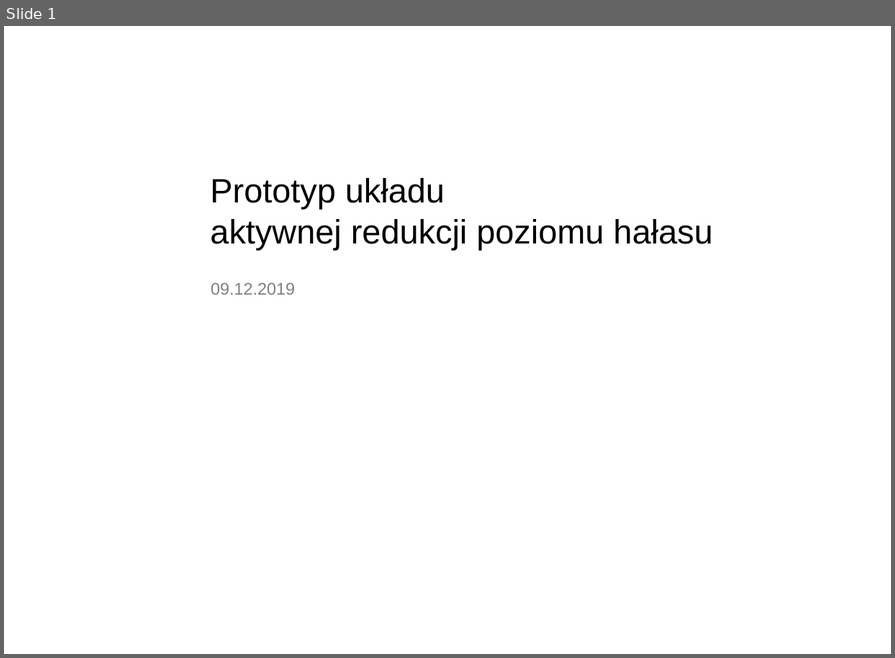
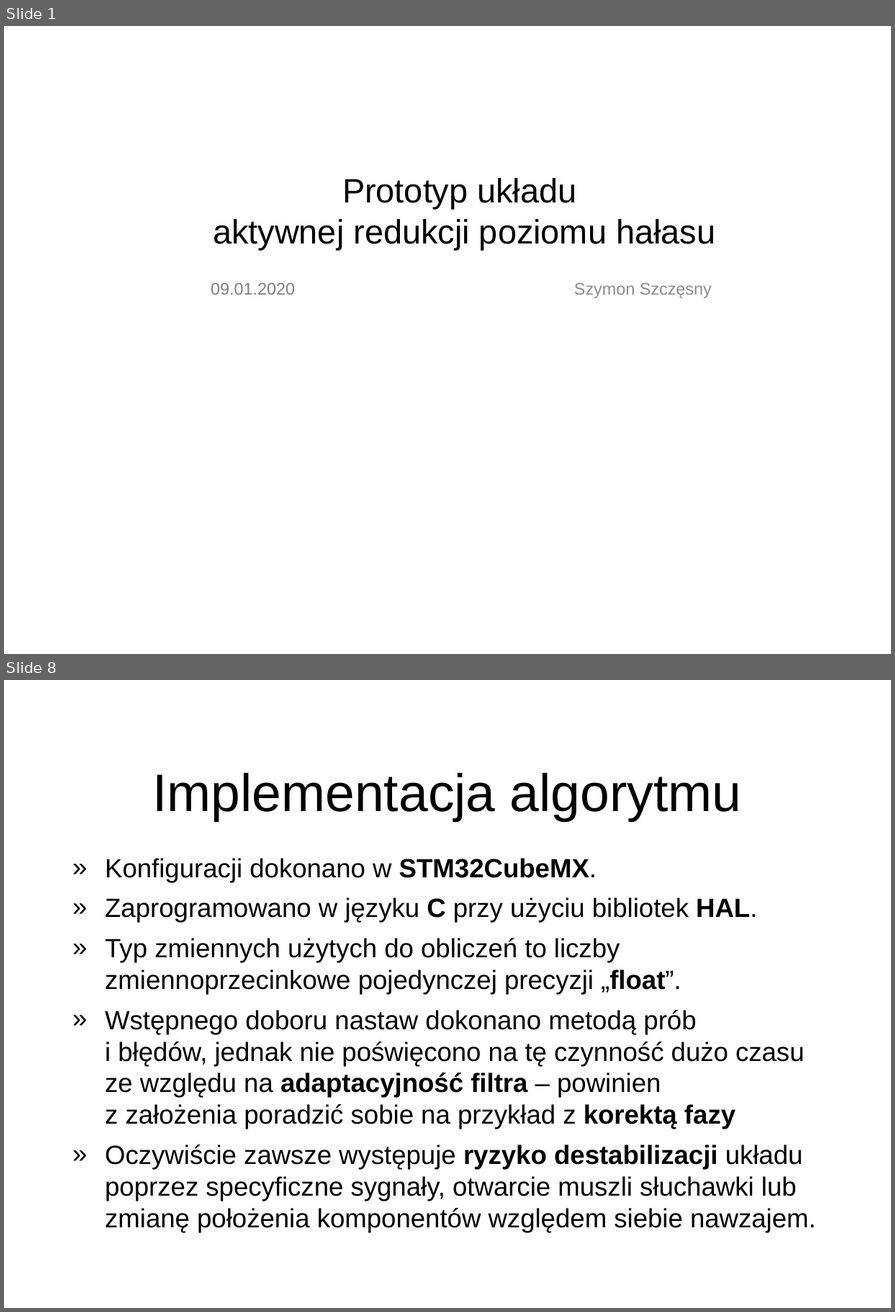
Before and after one commit to Stchena/ANC-Thesis, a slide deck: Assets/prezentacja_prototyp_ukladu_aktywnej_redukcji_poziomu_halasu.ppt. Shown one above the other, each under a label of ours: slide 1 before the commit, slides 1 and 8 after it; the slides between them are not shown. The pictures are 895x658 and 895x1312 pixels, drawn with LibreOffice and Linux fonts; fonts in the diff are those of the drawing; background and template pictures are left out. Boxes give left, top, right and bottom in pixels: in the first picture for what was removed or moved away, otherwise in the second. Text is boxed around its words. In the diff, an @@ line names an element or a change of style, - is before the commit and + after.

Commit message:
Fixing minor mistakes, formatting text and modifying the presentation.
Summary:
- Fixes
- New assets
- Changed formatting in a few spots
- Modified presentation
- Removed the copyright clausule from titlepage, it is an attachment now

```diff
--- a/Assets/prezentacja_prototyp_ukladu_aktywnej_redukcji_poziomu_halasu.ppt
+++ b/Assets/prezentacja_prototyp_ukladu_aktywnej_redukcji_poziomu_halasu.ppt
@@ slide 8 added at bbox=[4, 680, 891, 1308], background picture (left out) @@
@@ title added at bbox=[153, 773, 741, 821], 50 pt, text #000000 @@
+Implementacja algorytmu
@@ text added at bbox=[105, 858, 816, 1232], 25 pt, text #000000 @@
+» Konfiguracji dokonano w STM32CubeMX.
+» Zaprogramowano w języku C przy użyciu bibliotek HAL.
+» Typ zmiennych użytych do obliczeń to liczby zmiennoprzecinkowe pojedynczej precyzji „float”.
+» Wstępnego doboru nastaw dokonano metodą prób
+  i błędów, jednak nie poświęcono na tę czynność dużo czasu ze względu na adaptacyjność filtra – powinien
+  z założenia poradzić sobie na przykład z korektą fazy
+» Oczywiście zawsze występuje ryzyko destabilizacji układu poprzez specyficzne sygnały, otwarcie muszli słuchawki lub zmianę położenia komponentów względem siebie nawzajem.
@@ slide 1 changed as well @@
@@ text "Prototyp układu aktywnej redukcji poziomu ..." at bbox=[213, 178, 715, 250]: alignment left to centre @@
@@ text at bbox=[211, 282, 295, 295]: text changed @@
-09.12.2019
+09.01.2020
@@ text added at bbox=[574, 282, 712, 298], 16 pt, text #8B8B8B @@
+Szymon Szczęsny
```
Also in this commit, not shown: 1 other slide changed, 9 other slides added, 8 slides removed, 12 other files.
